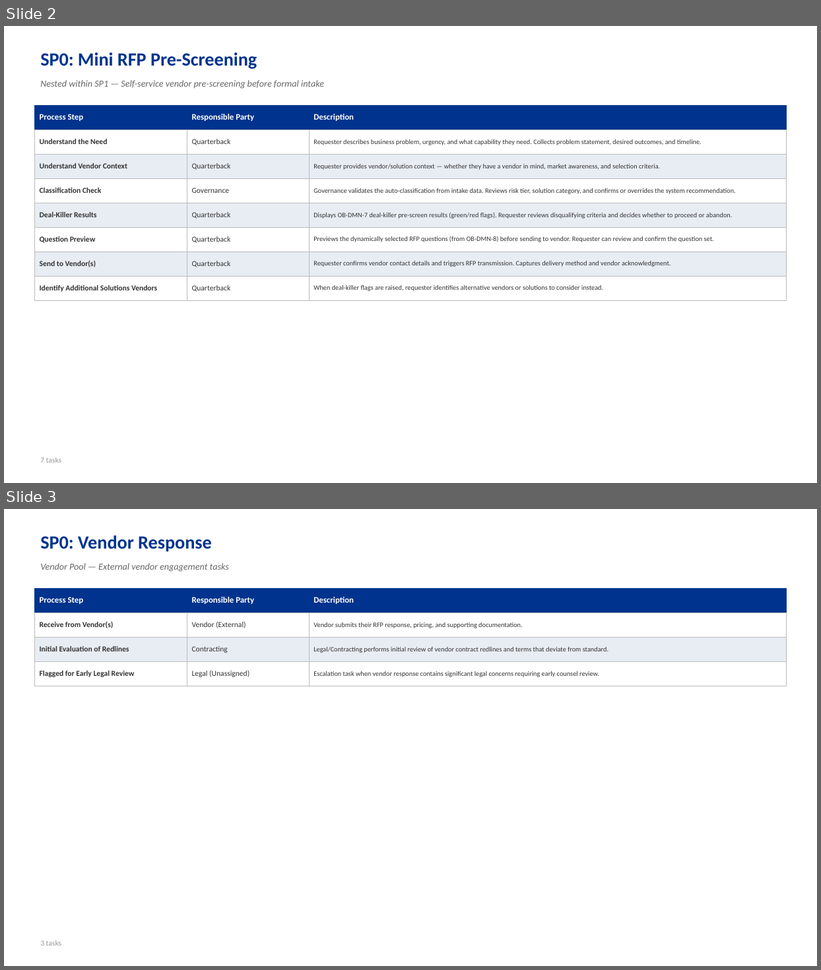
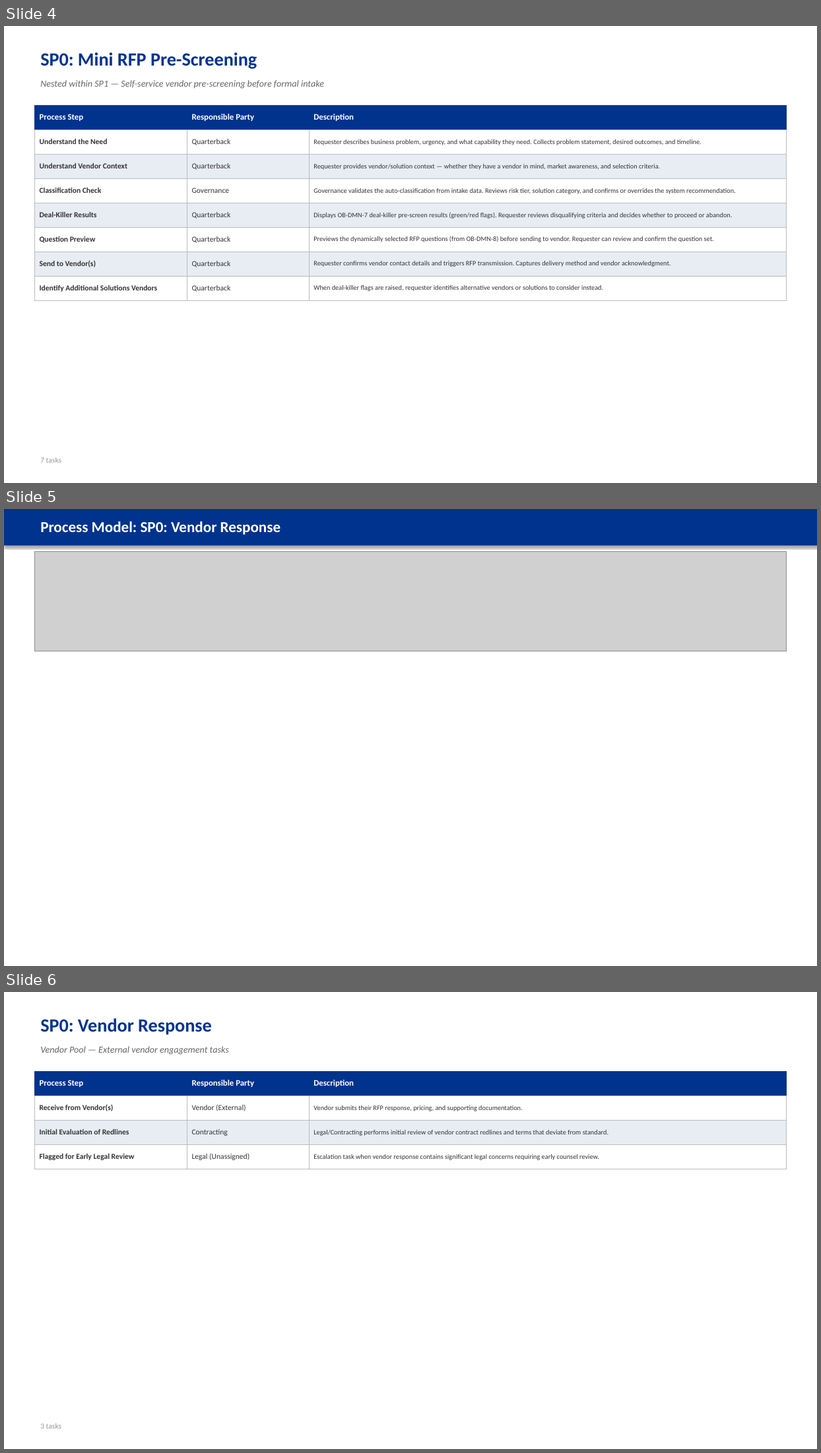
Before and after one commit to proth1/sla, a slide deck: docs/presentations/user-task-inventory.pptx. Shown one above the other, each under a label of ours: slides 2 and 3 before the commit, slides 4, 5 and 6 after it. The pictures are 821x970 and 821x1453 pixels, drawn with LibreOffice and Linux fonts; fonts in the diff are those of the drawing; grey boxes stand for pictures. Boxes give left, top, right and bottom in pixels: in the first picture for what was removed or moved away, otherwise in the second. Text is boxed around its words. In the diff, an @@ line names an element or a change of style, - is before the commit and + after.

```diff
--- a/docs/presentations/user-task-inventory.pptx
+++ b/docs/presentations/user-task-inventory.pptx
@@ slide 5 added at (4, 509, 817, 966), background #FFFFFF @@
@@ rectangle added at (4, 509, 817, 545), fill #00338D @@
@@ text added at (40, 521, 281, 535), 18 pt, text #FFFFFF, bold @@
+Process Model: SP0: Vendor Response
@@ picture added at (34, 552, 787, 652) @@
@@ what was slide 2 is now slide 4 @@
@@ what was slide 3 is now slide 6 @@
```
Also in this commit, not shown: 2 slides changed, 10 other slides added, 11 other files.
